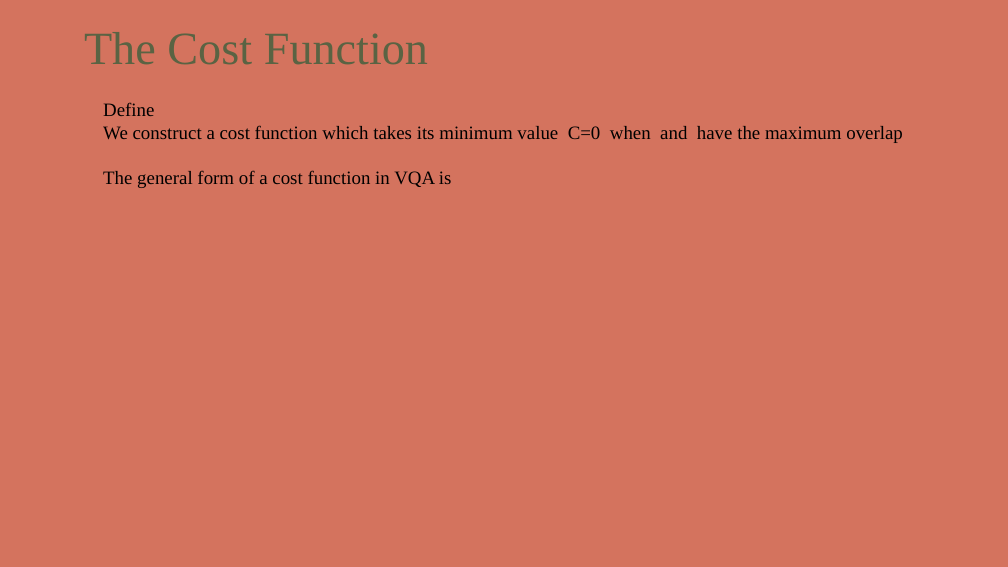
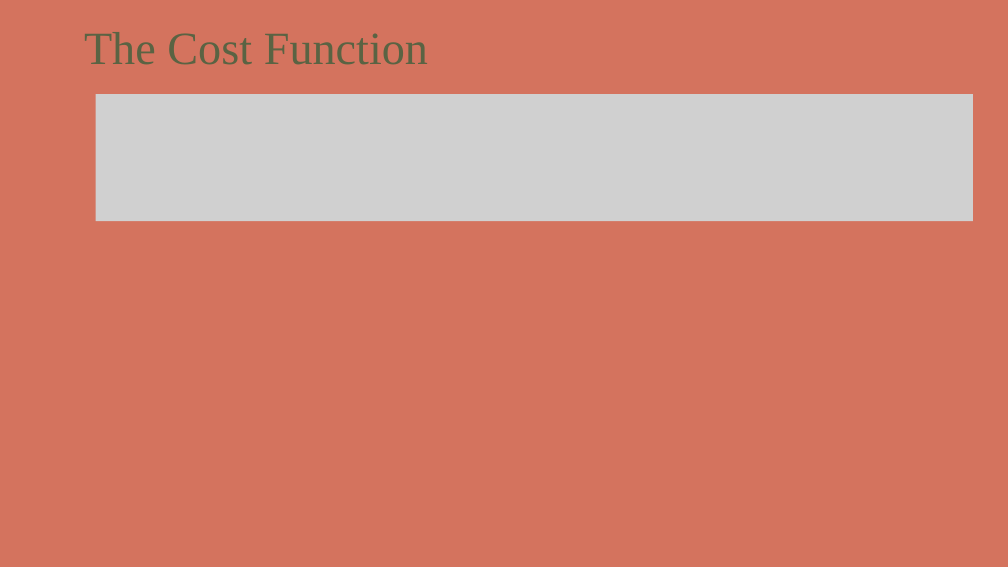
Before and after one commit to kthod/VQLS_algorithm, a slide deck: slide 20 of VQLS_presentation.pptx. Drawn at 1008x567 pixels with LibreOffice and Linux fonts; fonts in the diff are those of the drawing; grey boxes stand for pictures; background and template pictures are left out. Boxes give left, top, right and bottom in pixels: in the first picture for what was removed or moved away, otherwise in the second. Text is boxed around its words. In the diff, an @@ line names an element or a change of style, - is before the commit and + after.

```diff
--- a/VQLS_presentation.pptx
+++ b/VQLS_presentation.pptx
@@ picture added at box(96, 94, 973, 221) @@
@@ text removed at box(103, 102, 903, 188) @@
-Define
-We construct a cost function which takes its minimum value C=0 when and have the maximum overlap
-The general form of a cost function in VQA is
```
Also in this commit, not shown: 29 other slides changed, 4 slides added, 4 slides removed, 1 other file.
